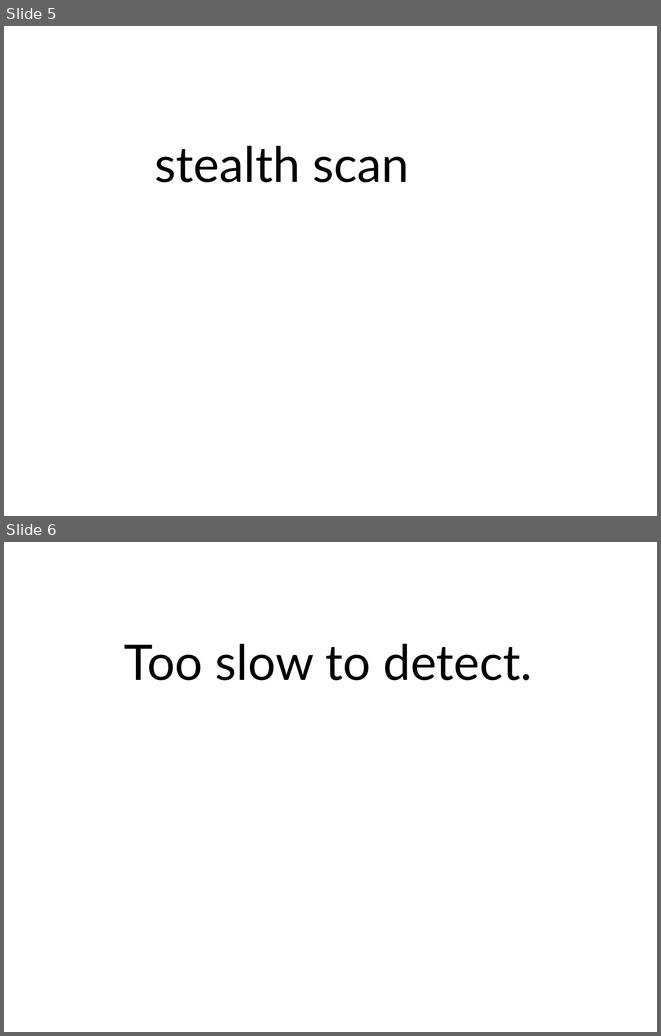
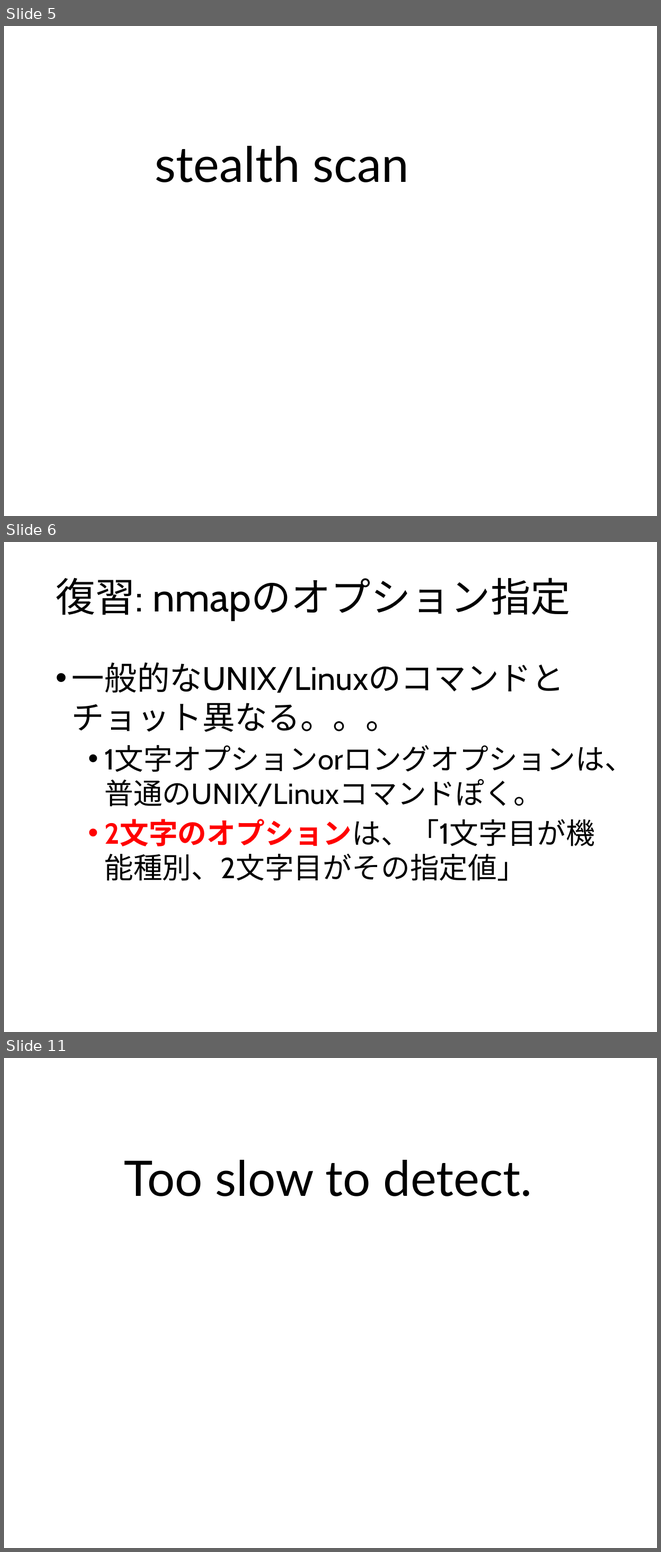
Before and after one commit to ozuma/sumida_sec, a slide deck: 2015-no.2/ppt/00_ozuma.pptx. Shown one above the other, each under a label of ours: slides 5 and 6 before the commit, slides 5, 6 and 11 after it; the slides between them are not shown. The pictures are 661x1036 and 661x1552 pixels, drawn with LibreOffice and Linux fonts; fonts in the diff are those of the drawing; background and template pictures are left out. Boxes give left, top, right and bottom in pixels: in the first picture for what was removed or moved away, otherwise in the second. Text is boxed around its words. In the diff, an @@ line names an element or a change of style, - is before the commit and + after.

```diff
--- a/2015-no.2/ppt/00_ozuma.pptx
+++ b/2015-no.2/ppt/00_ozuma.pptx
@@ slide 6 added at [4,542,657,1032], background #FFFFFF @@
@@ title added at [55,578,571,620], 44 pt, text #000000 @@
+復習: nmapのオプション指定
@@ text added at [72,662,634,881], 32 pt, text #000000 @@
+• 一般的なUNIX/Linuxのコマンドとチョット異なる。。。
+  • 1文字オプションorロングオプションは、普通のUNIX/Linuxコマンドぽく。
+  • 2文字のオプションは、「1文字目が機能種別、2文字目がその指定値」
@@ what was slide 6 is now slide 11 @@
```
Also in this commit, not shown: 7 slides changed, 7 other slides added, 4 slides removed, 1 other file.
